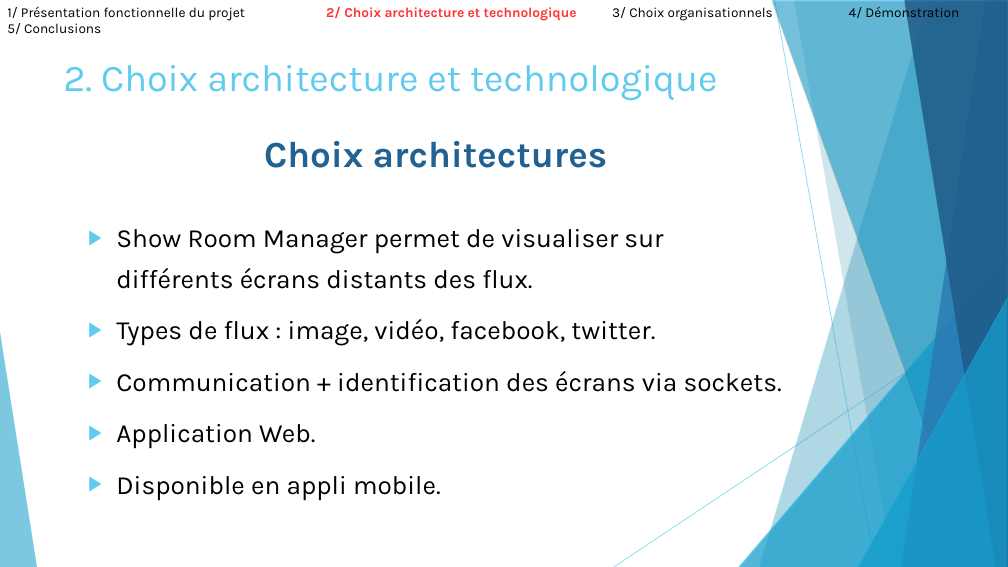
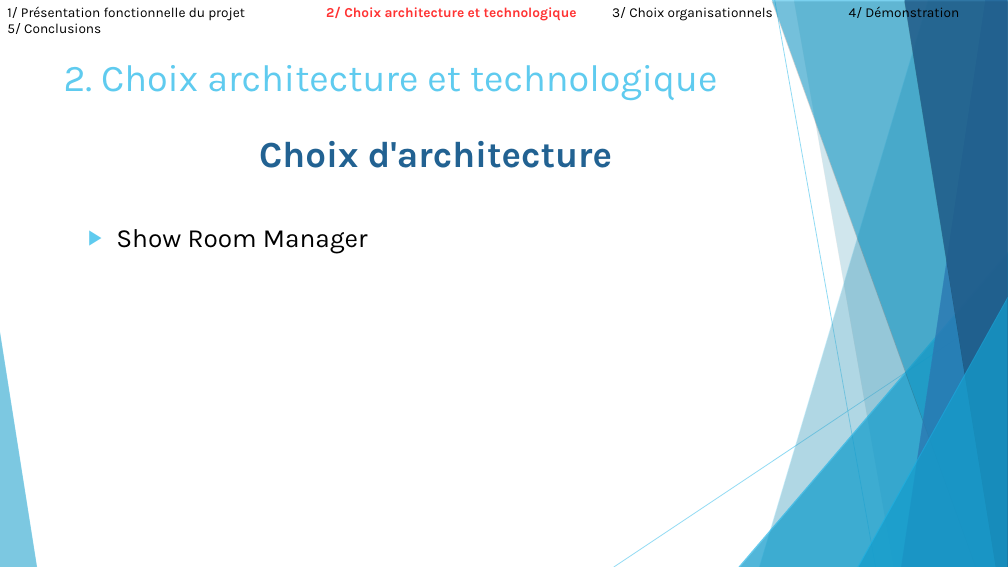
Before and after one commit to ComeBurguburu/AmbianceShowRoom, a slide deck: slide 8 of docs/Presentation orale.odp. Drawn at 1008x567 pixels with LibreOffice and Linux fonts; fonts in the diff are those of the drawing. Boxes give left, top, right and bottom in pixels: in the first picture for what was removed or moved away, otherwise in the second. Text is boxed around its words. In the diff, an @@ line names an element or a change of style, - is before the commit and + after.

```diff
--- a/docs/Presentation orale.odp
+++ b/docs/Presentation orale.odp
@@ text at (x1=116, y1=141, x2=612, y2=253): text changed; size 25 to 35 pt; text colour #000000 to #226292; bold on @@
-Choix architectures
-▶ Show Room Manager permet de visualiser sur différents écrans distants des flux.
-▶ Types de flux : image, vidéo, facebook, twitter.
-▶ Communication + identification des écrans via sockets.
-▶ Application Web.
-▶ Disponible en appli mobile.
+Choix d'architecture
+▶ Show Room Manager
```
Also in this commit, not shown: 9 other slides changed, 2 slides added, 11 other files.
